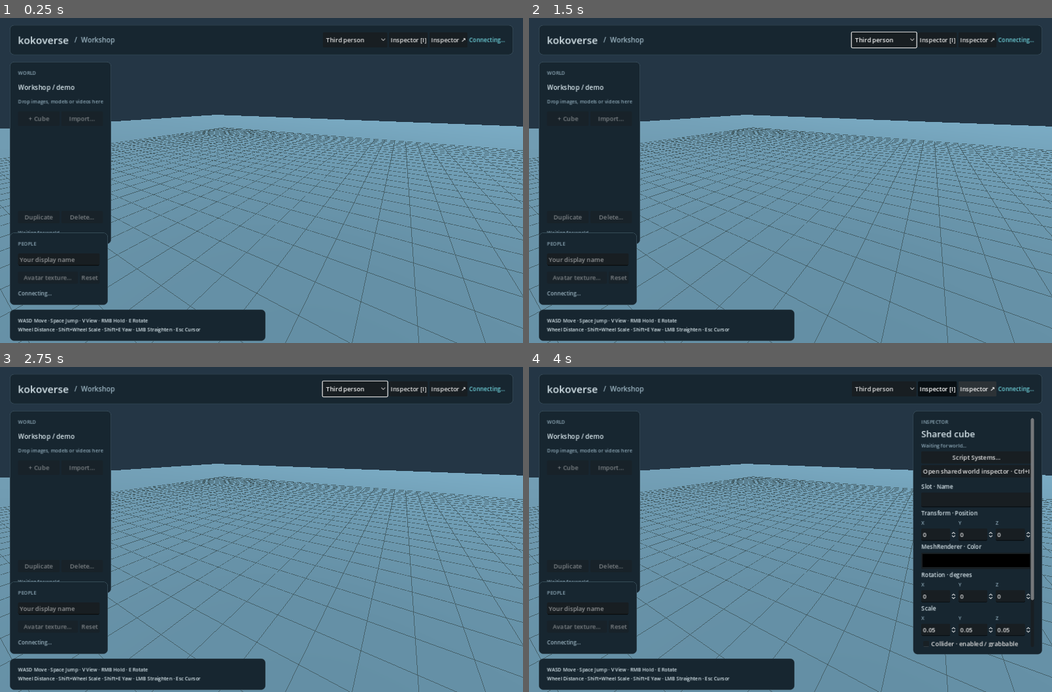
Above: before the commit, frames 1-4 (two rows, left to right).
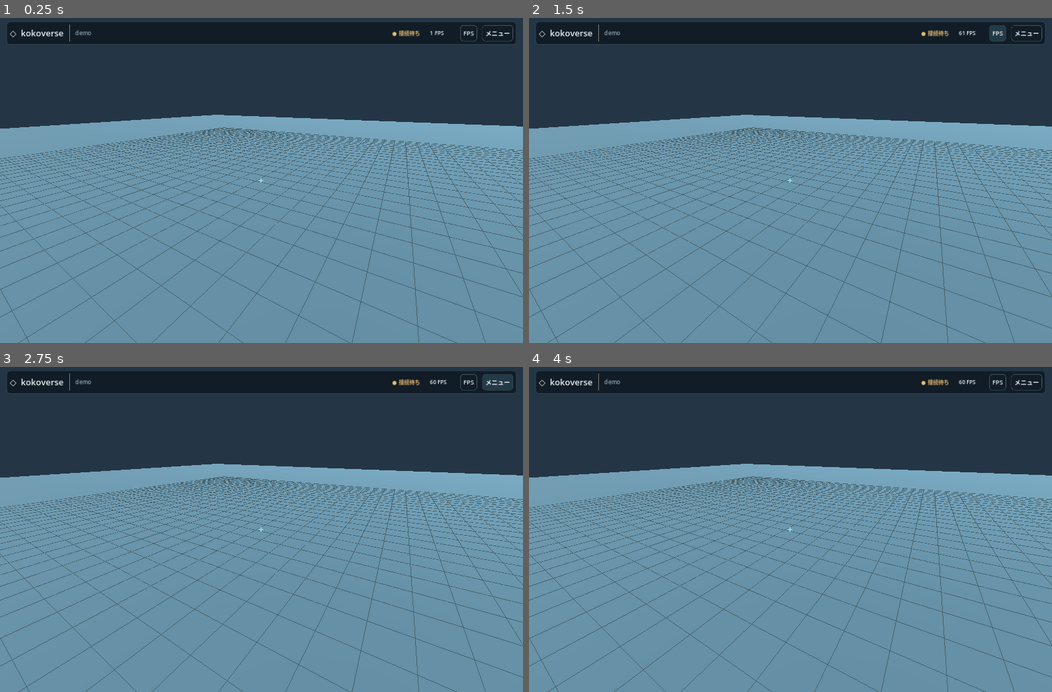
Above: after the commit, the same moments.

Repository: HutsuNoNingen/tukurium
Game: Godot game, scene res://main.tscn
Same seed, same stepped clock (60 frames per second), same inputs: the game is played once before the commit and once after it.
Inputs (mouse positions are in pixels of both pictures, inside the frame that each line leads up to):
- Up to frame 1 (0.25 s): no input
- Up to frame 2 (1.5 s): click (884, 40) at 0.5 s, where only the run before the commit has a clickable "Third person"; click (999, 34) at 1.25 s, where only the run after the commit has a clickable "FPS"
- Up to frame 3 (2.75 s): click (496, 383) at 2 s, where only the run after the commit has a clickable "メニュー"
- Up to frame 4 (4 s): click (936, 389) at 2.75 s, where only the run before the commit has a clickable "Inspector [I]"; click (978, 389) at 3.5 s, where only the run before the commit has a clickable "Inspector ↗"

The runs differ from the first frame. In frame 1, 18% of the frame differs, in the area x 1-99%, y 1-100%; in frame 2, 18%; in frame 3, 18%; in frame 4, 34%.

Commit message:
Streamline world HUD with FPS defaults and local radial menus

Diff:
--- /dev/null
+++ b/client-godot/hud_smoke.gd
@@ -0,0 +1,89 @@
+extends SceneTree
+
+func _initialize() -> void: call_deferred("run")
+
+func until(test: Callable, message: String) -> bool:
+	for _i in 600:
+		await create_timer(0.025).timeout
+		if test.call(): return true
+	push_error(message)
+	return false
+
+func key(code: int) -> void:
+	var event := InputEventKey.new()
+	event.keycode=code; event.physical_keycode=code; event.pressed=true
+	root.push_input(event,true)
+	event=event.duplicate(); event.pressed=false
+	root.push_input(event,true)
+
+func click(at: Vector2, button: int = MOUSE_BUTTON_LEFT) -> void:
+	var motion := InputEventMouseMotion.new()
+	motion.position=at
+	root.push_input(motion,true)
+	var event := InputEventMouseButton.new()
+	event.button_index=button; event.position=at; event.global_position=at; event.pressed=true
+	root.push_input(event,true)
+	event=event.duplicate(); event.pressed=false
+	root.push_input(event,true)
+
+func capture(suffix: String) -> void:
+	for arg in OS.get_cmdline_user_args():
+		if arg.begins_with("--screenshot="):
+			await process_frame
+			await RenderingServer.frame_post_draw
+			root.get_texture().get_image().save_png(arg.trim_prefix("--screenshot=").replace(".png",suffix+".png"))
+
+func run() -> void:
+	var scene=load("res://main.tscn").instantiate()
+	root.add_child(scene)
+	if not await until(func(): return scene.editable and scene.player_initialized,"Scene not ready"): quit(1); return
+	if not scene.first_person or scene.view_mode.selected!=1: push_error("Default view is not FPS"); quit(1); return
+	if scene.find_child("LegacyWorldSidebar",true,false).is_visible_in_tree(): push_error("Old world sidebar is visible"); quit(1); return
+	if not await until(func(): return scene.hud.sync_label.text.contains("同期済み") and scene.hud.fps_label.text.contains("FPS"),"HUD status missing"): quit(1); return
+	await create_timer(1.1).timeout
+	await capture("")
+	key(KEY_F5)
+	if scene.view_mode.selected!=2: push_error("F5 did not switch to fly view"); quit(1); return
+	key(KEY_F5); key(KEY_F5)
+	if not scene.first_person: push_error("F5 did not cycle back to FPS"); quit(1); return
+	key(KEY_ESCAPE)
+	if not scene.hud.menu.visible or scene.fps_active or not scene.gameplay_keyboard_blocked(): push_error("Esc did not open a blocking menu"); quit(1); return
+	if not scene.nickname.is_visible_in_tree() or not scene.avatar_button.is_visible_in_tree(): push_error("User settings are not in the menu"); quit(1); return
+	var position: Vector3=scene.player_target_position
+	Input.action_press("move_forward"); Input.action_press("jump")
+	await create_timer(0.2).timeout
+	Input.action_release("move_forward"); Input.action_release("jump")
+	if scene.player_target_position.distance_to(position)>0.02: push_error("Menu input moved the player"); quit(1); return
+	await capture("-menu")
+	key(KEY_ESCAPE)
+	if scene.hud.menu.visible or not scene.fps_active: push_error("Closing menu did not resume FPS"); quit(1); return
+	# The connected home surface is another Esc overlay, with the same input rules.
+	var workspace=scene.get("service_panel")
+	if workspace != null:
+		workspace.enabled=true
+		scene.hud.open_home()
+		if not workspace.shade.visible or not scene.gameplay_keyboard_blocked(): push_error("Home menu was not opened"); quit(1); return
+		key(KEY_ESCAPE)
+		if workspace.shade.visible or not scene.fps_active: push_error("Esc did not close home and resume FPS"); quit(1); return
+		workspace.enabled=false
+	click(root.size*0.5,MOUSE_BUTTON_MIDDLE)
+	if not scene.hud.ring.visible or not scene.gameplay_keyboard_blocked(): push_error("Middle click did not open ring"); quit(1); return
+	await capture("-ring")
+	click(scene.hud.ring.center+Vector2(0,-125))
+	if not await until(func(): return scene.world_panels.windows.size()==1,"Ring did not open local inspector"): quit(1); return
+	if not scene.world_panels.panels.is_empty(): push_error("2D ring action created shared panel"); quit(1); return
+	scene.world_panels.close_window(scene.world_panels.windows.keys()[0])
+	await create_timer(0.1).timeout
+	scene.hud.resume_view()
+	click(root.size*0.5,MOUSE_BUTTON_MIDDLE)
+	click(scene.hud.ring.center+Vector2(125,0))
+	if not await until(func(): return scene.world_panels.panels.size()==1,"Ring did not open shared inspector"): quit(1); return
+	if not scene.world_panels.windows.is_empty(): push_error("3D ring action opened local window"); quit(1); return
+	click(root.size*0.5,MOUSE_BUTTON_MIDDLE)
+	key(KEY_ESCAPE)
+	if scene.hud.ring.visible or scene.hud.menu.visible: push_error("Esc did not cancel ring"); quit(1); return
+	print("HUD SMOKE PASS: default FPS, F5, Esc settings, blocked movement, status, ring 2D/3D and cancel")
+	scene.queue_free()
+	await process_frame
+	await process_frame
+	quit(0)
--- a/client-godot/inspector_view.gd
+++ b/client-godot/inspector_view.gd
@@ -96,7 +96,7 @@
 	scroll.get_v_scroll_bar().value_changed.connect(on_scroll)
 	message.autowrap_mode = TextServer.AUTOWRAP_WORD_SMART
 	message.add_theme_font_size_override("font_size", 16 if desktop else 18)
-	message.text = "Changes are shared with everyone" if desktop else "Shared panel · FPS: RMB hold · Wheel distance · E rotate"
+	message.text = ""
 
 func build_actions(actions: Container) -> void:
 	add_button(actions, "Select / Gizmo", func():
@@ -617,7 +617,7 @@
 		filling = true
 		fill_values()
 		filling = false
-		if message.text.begins_with("Editing:"): message.text = "Shared panel · FPS: RMB hold · E rotate"
+		if message.text.begins_with("Editing:"): message.text = ""
 
 func on_scroll(_value: float) -> void:
 	if filling or panel_state.is_empty() or not manager.app.editable: return
--- a/client-godot/main.gd
+++ b/client-godot/main.gd
@@ -9,6 +9,8 @@
 const SCRIPT_EDITOR = preload("res://script_editor.gd")
 const WORLD_PANELS = preload("res://world_panels.gd")
 const REQUEST_BROKER = preload("res://request_broker.gd")
+const WORLD_HUD = preload("res://world_hud.gd")
+var hud = WORLD_HUD.new()
 var requests = REQUEST_BROKER.new()
 var world_panels = WORLD_PANELS.new()
 var script_editor = SCRIPT_EDITOR.new()
@@ -140,6 +142,9 @@
 	asset_status.setup(self)
 	add_child(asset_importer)
 	asset_importer.configure(self)
+	add_child(hud)
+	hud.setup(self)
+	set_view_mode(1)
 	connect_engine()
 
 func build_world() -> void:
@@ -264,6 +269,7 @@
 	crosshair.visible = false
 	root.add_child(crosshair)
 	var header := panel(root, 24, 22, 1256, 92)
+	header.get_parent().hide()
 	header.get_parent().set_anchors_preset(Control.PRESET_TOP_WIDE)
 	header.get_parent().offset_right = -24
 	var row := HBoxContainer.new()
@@ -296,6 +302,8 @@
 	status_label = label("Connecting…", 14, Color("6ed3dc"))
 	row.add_child(status_label)
 	var tree := panel(root, 24, 112, 264, 510)
+	tree.get_parent().name = "LegacyWorldSidebar"
+	tree.get_parent().hide()
 	tree.add_child(label("WORLD", 12, Color("8ca7b6")))
 	var session_label := label("Workshop / " + session, 16)
 	session_label.clip_text = true
@@ -336,6 +344,7 @@
 	object_count = label("Waiting for world…", 12, Color("8ca7b6"))
 	tree.add_child(object_count)
 	var people := panel(root, 24, 530, 264, 700)
+	people.get_parent().hide()
 	people.add_child(label("PEOPLE", 12, Color("8ca7b6")))
 	nickname = LineEdit.new()
 	nickname.placeholder_text = "Your display name"
@@ -445,7 +454,7 @@
 		for spin in collider_inputs: spin.apply()
 		var shape: Variant = {"half_extents":[collider_inputs[0].value,collider_inputs[1].value,collider_inputs[2].value],"solid":collider_solid.button_pressed} if collider_enabled.button_pressed else null
 		submit("collider",shape))
-	feedback = label("Changes sync automatically.", 13, Color("9cb5c2"))
+	feedback = label("", 13, Color("9cb5c2"))
 	feedback.autowrap_mode = TextServer.AUTOWRAP_WORD_SMART
 	inspector.add_child(feedback)
 	video_controls = VBoxContainer.new()
@@ -479,10 +488,6 @@
 	inspector.add_child(video_controls)
 	inspector.move_child(video_controls,4)
 	video_controls.visible = false
-	var help := panel(root, 24, -82, 650, -22)
-	help.get_parent().anchor_top = 1.0
-	help.get_parent().anchor_bottom = 1.0
-	help.add_child(label("WASD Move · Space Jump · V View · RMB Hold · E Rotate\nWheel Distance · Shift+Wheel Scale · Shift+E Yaw · LMB Straighten · Esc Cursor", 12))
 	script_editor.setup(self)
 
 func add_vector_editor(parent: Node, title: String, field_id: String, minimum: float, maximum: float, step: float) -> Array[SpinBox]:
@@ -1323,6 +1328,7 @@
 	view_mode.release_focus()
 
 func gameplay_keyboard_blocked() -> bool:
+	if hud.blocking(): return true
 	if world_panels.has_window_focus(): return true
 	if world_panels.text_focused(): return true
 	var focus := get_viewport().gui_get_focus_owner()
@@ -1359,6 +1365,10 @@
 	filling = false
 
 func _input(event: InputEvent) -> void:
+	if hud.handle_input(event):
+		get_viewport().set_input_as_handled()
+		return
+	if hud.blocking(): return
 	if world_panels.route_input(event):
 		get_viewport().set_input_as_handled()
 		return
@@ -1373,7 +1383,7 @@
 	if event is InputEventKey and event.pressed and not event.echo and event.physical_keycode == KEY_I:
 		var focus := get_viewport().gui_get_focus_owner()
 		if fps_active or not (focus is LineEdit or focus is TextEdit):
-			inspector_toggle.button_pressed = not inspector_toggle.button_pressed
+			world_panels.open_inspector(selected_id, true)
 			get_viewport().set_input_as_handled()
 			return
 	# Captured FPS mouse input belongs to the viewport, even over an inspector panel.
@@ -1382,6 +1392,7 @@
 		get_viewport().set_input_as_handled()
 
 func _unhandled_input(event: InputEvent) -> void:
+	if hud.blocking(): return
 	if event is InputEventKey and event.keycode == KEY_ESCAPE and event.pressed:
 		release_cursor()
 		get_viewport().set_input_as_handled()
@@ -1428,7 +1439,6 @@
 			select_object(hit_id)
 			script_editor.interact(hit_id)
 	if event is InputEventKey and event.keycode == KEY_F and event.pressed: focus_selected()
-	if event is InputEventKey and event.keycode == KEY_V and event.pressed: set_view_mode((view_mode.selected + 1) % 3)
 	if event is InputEventKey and event.keycode == KEY_SPACE and event.pressed and not event.echo: try_jump()
 	if event is InputEventMouseButton and event.button_index == MOUSE_BUTTON_RIGHT:
 		look = event.pressed
--- a/client-godot/request_broker.gd
+++ b/client-godot/request_broker.gd
@@ -20,7 +20,7 @@
 		if not container.has(key): container[key] = {}
 		container = container[key]
 	container[id_path[-1]] = id
-	requests[id] = {"completed":completed,"response_id":response_id,"response_kind":response_kind,"deadline":int(now.call())+timeout_ms}
+	requests[id] = {"completed":completed,"response_id":response_id,"response_kind":response_kind,"kind":payload.get("kind",""),"deadline":int(now.call())+timeout_ms}
 	send.call(payload)
 	return id
 
--- /dev/null
+++ b/client-godot/ring_menu.gd
@@ -0,0 +1,69 @@
+extends Control
+## Pointer-operated local menu. It never creates replicated UI state.
+signal chosen(index: int)
+signal cancelled
+const INNER := 72.0
+const OUTER := 178.0
+const LABELS := ["Inspector 2D", "Inspector 3D", "箱を追加", "読み込み"]
+const ICONS := ["▣", "◇", "+", "↓"]
+var center := Vector2.ZERO
+var hovered := -1
+var target_name := ""
+var enabled := true
+var font: Font
+
+func _ready() -> void:
+	mouse_filter = Control.MOUSE_FILTER_STOP
+	font = ThemeDB.fallback_font
+	gui_input.connect(pointer_input)
+	resized.connect(func(): center = center.clamp(Vector2.ONE * (OUTER+16), size-Vector2.ONE*(OUTER+16)); queue_redraw())
+
+func open(at: Vector2, name_text: String, can_edit: bool) -> void:
+	center = at.clamp(Vector2.ONE*(OUTER+16), size-Vector2.ONE*(OUTER+16))
+	target_name = name_text
+	enabled = can_edit
+	hovered = -1
+	show()
+	queue_redraw()
+
+func sector(at: Vector2) -> int:
+	var offset := at-center
+	if offset.length() < INNER or offset.length() > OUTER: return -1
+	return int(fposmod(offset.angle()+PI*0.75,TAU)/(PI*0.5))
+
+func pointer_input(event: InputEvent) -> void:
+	if event is InputEventMouseMotion:
+		hovered = sector(event.position)
+		queue_redraw()
+	if event is InputEventMouseButton and event.pressed:
+		if event.button_index == MOUSE_BUTTON_RIGHT:
+			cancelled.emit()
+		elif event.button_index == MOUSE_BUTTON_LEFT:
+			var selected := sector(event.position)
+			if selected < 0: cancelled.emit()
+			elif enabled: chosen.emit(selected)
+	accept_event()
+
+func centered_text(value: String, at: Vector2, font_size: int, color: Color) -> void:
+	var width := font.get_string_size(value,HORIZONTAL_ALIGNMENT_LEFT,-1,font_size).x
+	draw_string(font,at-Vector2(width*0.5,0),value,HORIZONTAL_ALIGNMENT_LEFT,-1,font_size,color)
+
+func _draw() -> void:
+	if font == null: return
+	draw_rect(Rect2(Vector2.ZERO,size),Color(0.03,0.05,0.07,0.22))
+	for index in 4:
+		var angle := -PI*0.5+index*PI*0.5
+		var start := angle-PI*0.25+0.025
+		var end := angle+PI*0.25-0.025
+		var points := PackedVector2Array()
+		for step in 33: points.append(center+Vector2.from_angle(lerpf(start,end,float(step)/32))*OUTER)
+		for step in 33: points.append(center+Vector2.from_angle(lerpf(end,start,float(step)/32))*INNER)
+		var active := index == hovered and enabled
+		draw_colored_polygon(points,Color("264e54") if active else Color("14222ff5"))
+		draw_polyline(points+PackedVector2Array([points[0]]),Color("77dbce") if active else Color("39505c"),1.5,true)
+		var position := center+Vector2.from_angle(angle)*125
+		centered_text(ICONS[index],position+Vector2(0,-4),29,Color("8ce7db") if enabled else Color("69808c"))
+		centered_text(LABELS[index],position+Vector2(0,23),15,Color("edf5f8") if enabled else Color("69808c"))
+	draw_circle(center,INNER-5,Color("101b25"))
+	centered_text("kokoverse",center+Vector2(0,-8),17,Color("90ddd4"))
+	centered_text(target_name.left(15),center+Vector2(0,15),12,Color("b1c1ca"))
--- a/client-godot/ui_focus_smoke.gd
+++ b/client-godot/ui_focus_smoke.gd
@@ -23,6 +23,8 @@
 	root.add_child(scene)
 	if not await wait_for(func(): return scene.editable and scene.player_initialized, "Scene not ready"): quit(1); return
 	scene.inspector_toggle.button_pressed = true
+	# Keep testing keyboard activation after removing the old WORLD sidebar.
+	scene.duplicate_button.reparent(scene.name_input.get_parent())
 	var object_id: String = scene.selected_id
 	for checkbox in [scene.collider_enabled, scene.collider_solid]:
 		if not await wait_for(func(): return scene.grounded, "Player did not land"): quit(1); return
--- /dev/null
+++ b/client-godot/world_hud.gd
@@ -0,0 +1,253 @@
+extends CanvasLayer
+## Local application chrome. The world and edit operations stay in the Engine.
+const RING = preload("res://ring_menu.gd")
+const INK := Color("101b25")
+const LINE := Color("304550")
+const TEXT := Color("e6f0f4")
+const MUTED := Color("91a8b5")
+const ACCENT := Color("77dbce")
+var app
+var root := Control.new()
+var ring = RING.new()
+var menu := ColorRect.new()
+var workspace
+var room_label: Label
+var sync_label: Label
+var fps_label: Label
+var engine_label: Label
+var profile_button: Button
+var mode_button: Button
+var home_button: Button
+var menu_home_button: Button
+var ring_target := ""
+var last_overlay := false
+var next_status := 0
+
+func style(color: Color, padding: int = 12) -> StyleBoxFlat:
+	var result := StyleBoxFlat.new()
+	result.bg_color = color
+	result.border_color = LINE
+	result.set_border_width_all(1)
+	result.set_corner_radius_all(8)
+	result.set_content_margin_all(padding)
+	return result
+
+func text(value: String, size: int = 15, color: Color = TEXT) -> Label:
+	var result := Label.new()
+	result.text = value
+	result.add_theme_font_size_override("font_size",size)
+	result.add_theme_color_override("font_color",color)
+	return result
+
+func button(parent: Node, value: String, action: Callable) -> Button:
+	var result := Button.new()
+	result.text = value
+	result.focus_mode = Control.FOCUS_NONE
+	result.mouse_default_cursor_shape = Control.CURSOR_POINTING_HAND
+	result.add_theme_color_override("font_color",TEXT)
+	result.add_theme_stylebox_override("normal",style(Color.TRANSPARENT,8))
+	result.add_theme_stylebox_override("hover",style(Color("233b47"),8))
+	result.add_theme_stylebox_override("pressed",style(Color("2b5057"),8))
+	result.pressed.connect(action)
+	parent.add_child(result)
+	return result
+
+func setup(owner) -> void:
+	app = owner
+	workspace = app.get("service_panel")
+	layer = 5
+	add_child(root)
+	root.set_anchors_and_offsets_preset(Control.PRESET_FULL_RECT)
+	root.mouse_filter = Control.MOUSE_FILTER_IGNORE
+	var theme := Theme.new()
+	theme.default_font_size = 15
+	root.theme = theme
+	var bar := PanelContainer.new()
+	bar.set_anchors_and_offsets_preset(Control.PRESET_TOP_WIDE)
+	bar.offset_left=16; bar.offset_right=-16; bar.offset_top=14; bar.offset_bottom=66
+	bar.add_theme_stylebox_override("panel",style(Color("101b25f5"),8))
+	root.add_child(bar)
+	var row := HBoxContainer.new()
+	row.add_theme_constant_override("separation",12)
+	bar.add_child(row)
+	row.add_child(text("◇  kokoverse",21))
+	row.add_child(VSeparator.new())
+	room_label=text("Workshop",14,MUTED)
+	room_label.size_flags_horizontal=Control.SIZE_EXPAND_FILL
+	room_label.text_overrun_behavior=TextServer.OVERRUN_TRIM_ELLIPSIS
+	row.add_child(room_label)
+	sync_label=text("● 接続待ち",13,MUTED)
+	row.add_child(sync_label)
+	engine_label=text("",12,MUTED)
+	row.add_child(engine_label)
+	fps_label=text("-- FPS",13)
+	fps_label.custom_minimum_size.x=62
+	row.add_child(fps_label)
+	mode_button=button(row,"FPS",cycle_view)
+	mode_button.tooltip_text="視点切り替え · F5"
+	home_button=button(row,"ホーム / ライブラリ",open_home)
+	profile_button=button(row,"メニュー",toggle_menu)
+	profile_button.tooltip_text="メニュー · Esc"
+	build_menu()
+	root.add_child(ring)
+	ring.set_anchors_and_offsets_preset(Control.PRESET_FULL_RECT)
+	ring.hide()
+	ring.chosen.connect(choose_action)
+	ring.cancelled.connect(close_ring)
+	# The home entry now lives in the top bar and Esc menu.
+	if workspace != null:
+		workspace.open_button.hide()
+		workspace.open_button.visibility_changed.connect(func():
+			if workspace.open_button.visible: workspace.open_button.hide())
+
+func build_menu() -> void:
+	menu.color=Color(0.03,0.05,0.07,0.72)
+	root.add_child(menu)
+	menu.set_anchors_and_offsets_preset(Control.PRESET_FULL_RECT)
+	menu.hide()
+	var center := CenterContainer.new()
+	menu.add_child(center)
+	center.set_anchors_and_offsets_preset(Control.PRESET_FULL_RECT)
+	var shell := PanelContainer.new()
+	shell.custom_minimum_size=Vector2(700,460)
+	shell.add_theme_stylebox_override("panel",style(INK,24))
+	center.add_child(shell)
+	var column := VBoxContainer.new()
+	column.add_theme_constant_override("separation",18)
+	shell.add_child(column)
+	var header := HBoxContainer.new()
+	column.add_child(header)
+	var title := text("メニュー",23)
+	title.size_flags_horizontal=Control.SIZE_EXPAND_FILL
+	header.add_child(title)
+	button(header,"ワールドへ戻る",close_menu)
+	column.add_child(HSeparator.new())
+	var body := HBoxContainer.new()
+	body.add_theme_constant_override("separation",28)
+	column.add_child(body)
+	var nav := VBoxContainer.new()
+	nav.custom_minimum_size.x=180
+	nav.add_theme_constant_override("separation",12)
+	body.add_child(nav)
+	menu_home_button=button(nav,"ホーム / ライブラリ",open_home)
+	var settings_button := button(nav,"ユーザー設定",func(): pass)
+	settings_button.add_theme_color_override("font_color",ACCENT)
+	var settings := VBoxContainer.new()
+	settings.size_flags_horizontal=Control.SIZE_EXPAND_FILL
+	settings.add_theme_constant_override("separation",12)
+	body.add_child(settings)
+	settings.add_child(text("ユーザー設定",20))
+	settings.add_child(text("表示名",13,MUTED))
+	app.nickname.reparent(settings)
+	app.nickname.custom_minimum_size.y=38
+	settings.add_child(text("アバター",13,MUTED))
+	var avatar_row := HBoxContainer.new()
+	settings.add_child(avatar_row)
+	app.avatar_button.reparent(avatar_row)
+	app.avatar_button.text="テクスチャを選択"
+	app.reset_avatar.reparent(avatar_row)
+	app.reset_avatar.text="リセット"
+	settings.add_child(HSeparator.new())
+	settings.add_child(text("参加者",13,MUTED))
+	app.people_label.reparent(settings)
+	app.people_label.max_lines_visible=6
+
+func workspace_open() -> bool:
+	return workspace != null and workspace.enabled and workspace.shade.visible
+
+func blocking() -> bool:
+	return menu.visible or ring.visible or workspace_open()
+
+func resume_view() -> void:
+	if blocking() or app.world_panels.has_window_focus() or not app.get_window().has_focus(): return
+	if app.avatar_camera and app.first_person:
+		app.fps_active=true
+		Input.mouse_mode=Input.MOUSE_MODE_CAPTURED
+
+func close_menu() -> void:
+	menu.hide()
+	resume_view()
+
+func toggle_menu() -> void:
+	if menu.visible: close_menu()
+	else:
+		ring.hide()
+		app.get_viewport().gui_release_focus()
+		app.world_panels.clear_focus()
+		app.release_cursor()
+		menu.show()
+
+func open_home() -> void:
+	if workspace == null or not workspace.enabled: return
+	menu.hide()
+	ring.hide()
+	workspace.show_panel()
+
+func close_ring() -> void:
+	ring.hide()
+	resume_view()
+
+func cycle_view() -> void:
+	app.set_view_mode((app.view_mode.selected+1)%3)
+	if blocking(): app.release_cursor()
+
+func show_ring(position: Vector2) -> void:
+	var screen: Vector2 = app.get_viewport().get_visible_rect().size*0.5 if app.fps_active else position
+	ring_target=app.selected_id
+	var origin: Vector3=app.camera.project_ray_origin(screen)
+	var query := PhysicsRayQueryParameters3D.create(origin,origin+app.camera.project_ray_normal(screen)*1000)
+	var hit: Dictionary=app.get_world_3d().direct_space_state.intersect_ray(query)
+	if not hit.is_empty() and hit.collider.has_meta("object_id"):
+		ring_target=str(hit.collider.get_meta("object_id"))
+		app.select_object(ring_target)
+	var name_text: String=str(app.world_panels.field_data(ring_target,"name").get("value","World"))
+	app.world_panels.clear_focus()
+	app.release_cursor()
+	ring.open(screen,name_text,app.editable)
+
+func choose_action(index: int) -> void:
+	ring.hide()
+	match index:
+		0: app.world_panels.open_inspector(ring_target,true)
+		1: app.world_panels.open_inspector(ring_target)
+		2: app.submit_structure("create")
+		3: app.choose_image()
+	if index in [1,2]: resume_view()
+
+func handle_input(event: InputEvent) -> bool:
+	if event is InputEventKey and event.pressed and not event.echo:
+		if event.keycode == KEY_ESCAPE or event.physical_keycode == KEY_ESCAPE:
+			if workspace_open(): workspace.shade.hide(); resume_view()
+			elif ring.visible: close_ring()
+			else: toggle_menu()
+			return true
+		if (event.keycode == KEY_F5 or event.physical_keycode == KEY_F5) and not app.gameplay_keyboard_blocked():
+			cycle_view()
+			return true
+	if event is InputEventMouseButton and event.button_index == MOUSE_BUTTON_MIDDLE and event.pressed:
+		if ring.visible: close_ring(); return true
+		if not app.gameplay_keyboard_blocked(): show_ring(event.position); return true
+	return false
+
+func _process(_delta: float) -> void:
+	var overlay := blocking()
+	if last_overlay and not overlay: resume_view()
+	last_overlay=overlay
+	if Time.get_ticks_msec()<next_status: return
+	next_status=Time.get_ticks_msec()+200
+	fps_label.text="%d FPS" % Engine.get_frames_per_second()
+	mode_button.text=["Third person","FPS","Fly camera"][app.view_mode.selected]
+	var ready: bool=app.connected and app.editable
+	var busy: bool=app.pending
+	for request in app.requests.requests.values():
+		busy=busy or request.kind in ["edit","structure","transform","script","playback"]
+	for view in app.world_panels.views():
+		busy=busy or view.edits.values().any(func(edit): return edit.dirty or edit.inflight) or not view.script_view.flight.is_empty()
+	sync_label.text="● 同期中" if ready and busy else ("● 同期済み" if ready else "● 接続待ち")
+	sync_label.add_theme_color_override("font_color",ACCENT if ready else Color("e9bc70"))
+	sync_label.tooltip_text=app.status_label.text
+	engine_label.text="Engine %d ms" % roundi(app.clock_best_rtt*1000) if app.clock_ready else ""
+	engine_label.tooltip_text="ローカルEngineとの往復時間"
+	room_label.text=str(workspace.current_session.get("name",app.session)) if workspace != null else app.session
+	home_button.visible=workspace != null and workspace.enabled
+	menu_home_button.disabled=not home_button.visible
Not shown, added: client-godot/hud_smoke.gd.uid
Not shown, added: client-godot/ring_menu.gd.uid
Not shown, added: client-godot/world_hud.gd.uid
Not shown, changed: distribution/README.txt
Not shown, changed: docs/inspector-controls.md
